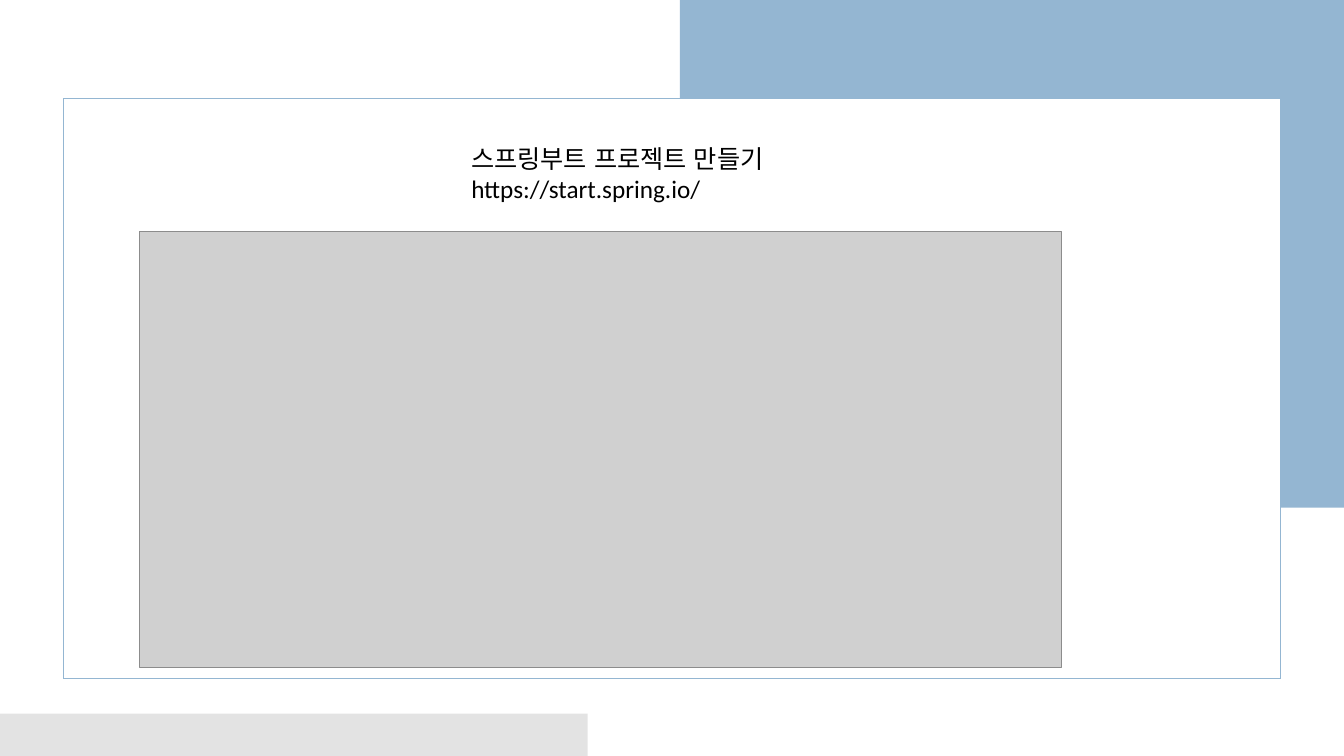
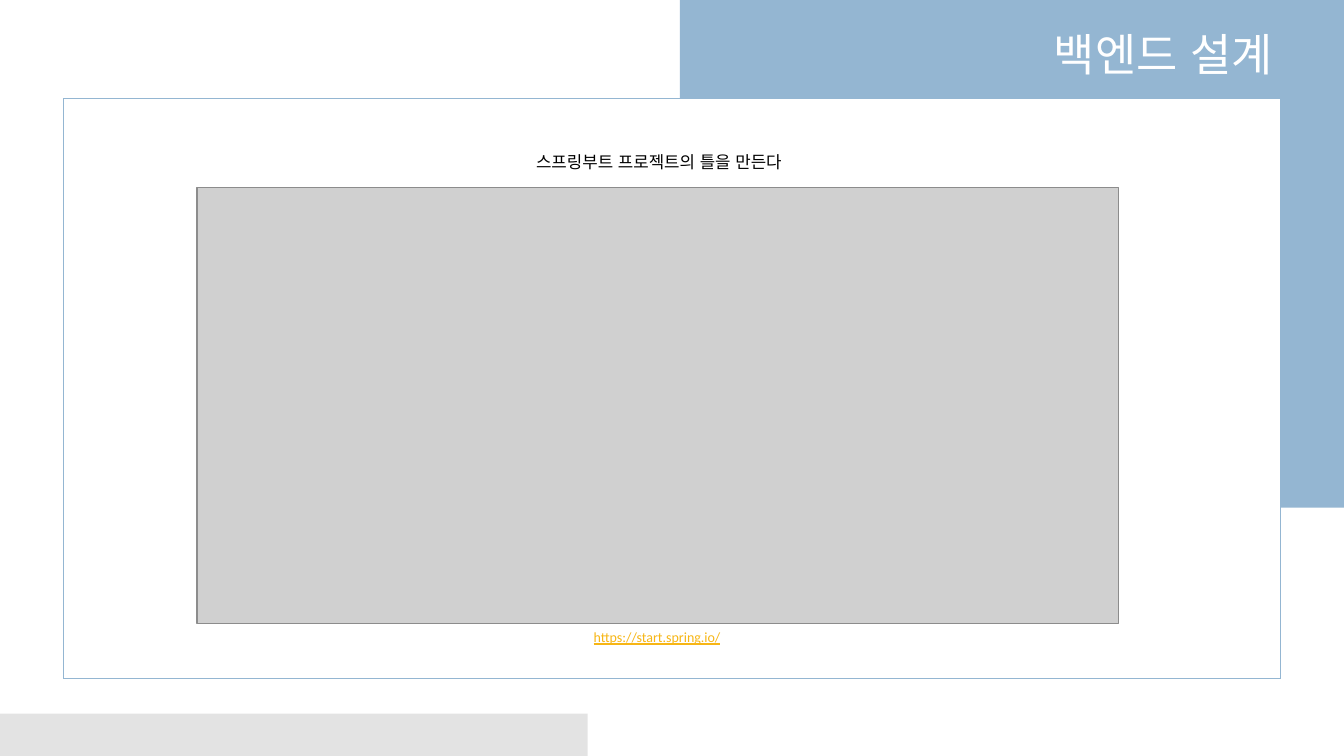
Before and after one commit to business-sixtick/recommend_movie, a slide deck: slide 15 of doc/세종교육_AI프로젝트.pptx (slide 17 before the commit). Drawn at 1344x756 pixels with LibreOffice and Linux fonts; fonts in the diff are those of the drawing; grey boxes stand for pictures. Boxes give left, top, right and bottom in pixels: in the first picture for what was removed or moved away, otherwise in the second. Text is boxed around its words. In the diff, an @@ line names an element or a change of style, - is before the commit and + after.

```diff
--- a/doc/세종교육_AI프로젝트.pptx
+++ b/doc/세종교육_AI프로젝트.pptx
@@ text added at (1054,34,1272,75), 32 pt, text #FFFFFF @@
+백엔드 설계
@@ text at (536,154,781,170): text changed; size 18 to 12 pt @@
-스프링부트 프로젝트 만들기
-https://start.spring.io/
+스프링부트 프로젝트의 틀을 만든다
@@ picture: place and size @@
-picture at (140,232,1062,668)
+picture at (197,188,1118,624)
@@ text added at (594,632,721,645), 10 pt, text #F7B615, underline @@
+https://start.spring.io/
```
Also in this commit, not shown: 7 other slides changed, 3 slides added, 4 slides removed.
